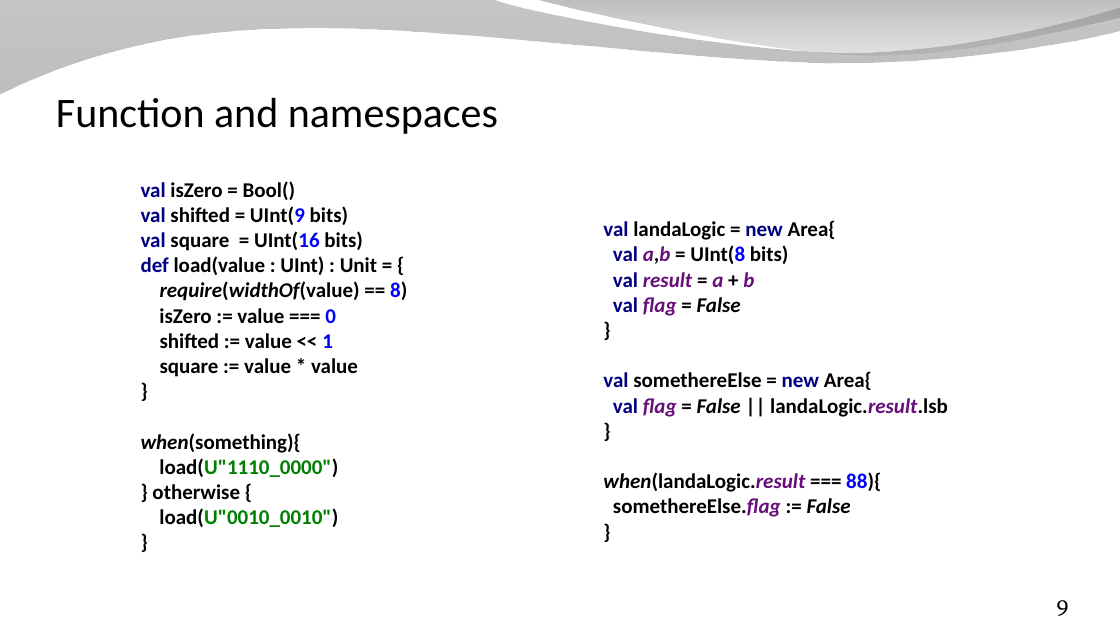
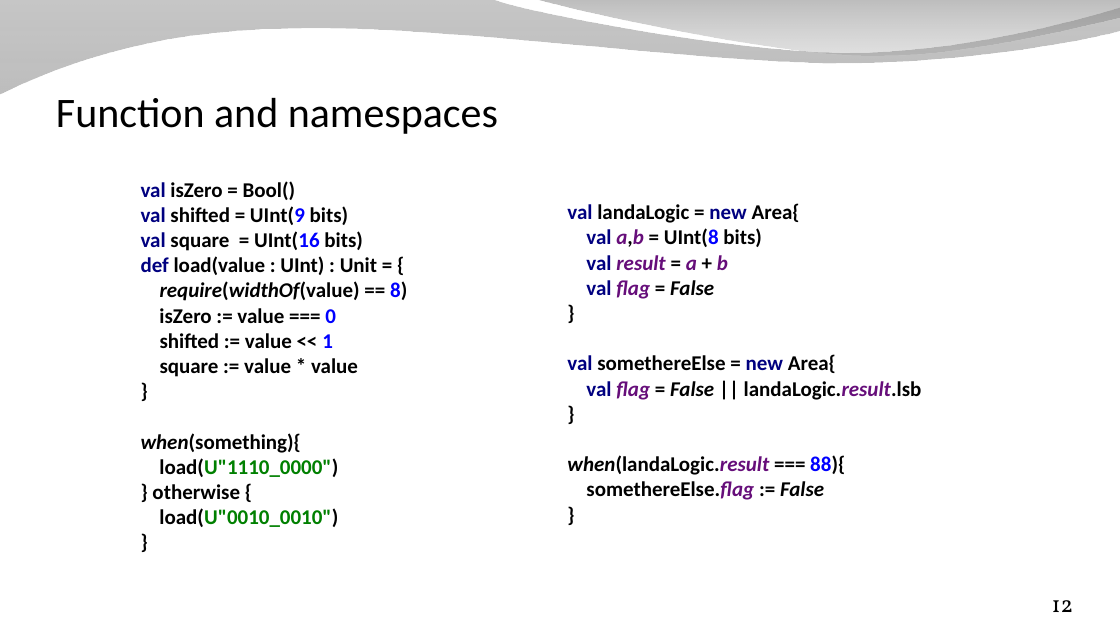
Before and after one commit to SpinalHDL/SpinalDoc, a slide deck: slide 12 of presentation/en/workshop/equivalence.odp (slide 9 before the commit). Drawn at 1120x630 pixels with LibreOffice and Linux fonts; fonts in the diff are those of the drawing; background and template pictures are left out. Boxes give left, top, right and bottom in pixels: in the first picture for what was removed or moved away, otherwise in the second. Text is boxed around its words. In the diff, an @@ line names an element or a change of style, - is before the commit and + after.

```diff
--- a/presentation/en/workshop/equivalence.odp
+++ b/presentation/en/workshop/equivalence.odp
@@ text "val landaLogic = new Area{ ..." rewrapped from <box>603,220,948,517</box> to <box>567,203,922,500</box> @@
@@ page number at <box>1052,600,1074,612</box>: text changed @@
-9
+12
```
Also in this commit, not shown: 5 other slides changed, 4 slides added, 3 other files.
